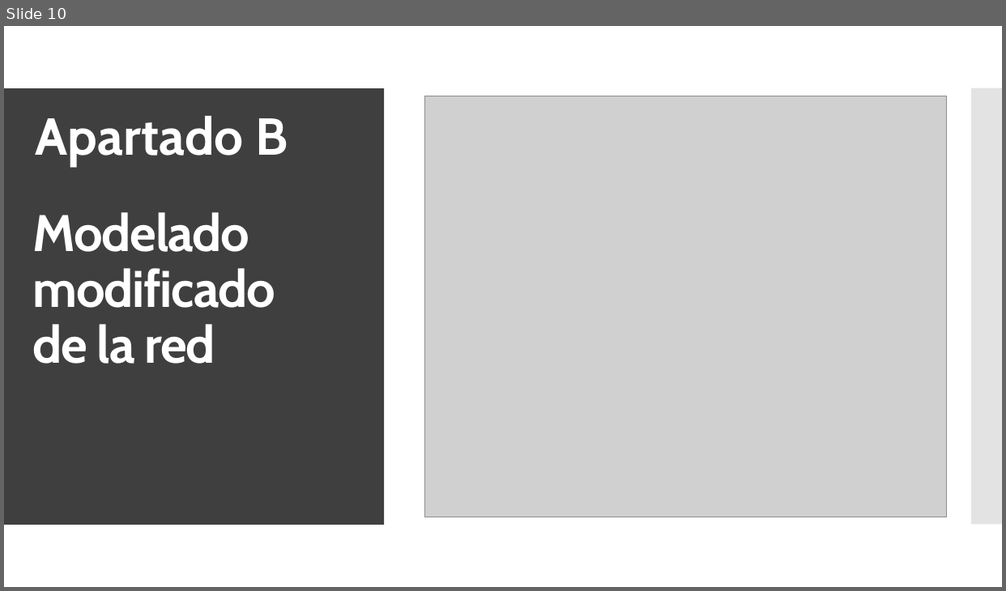
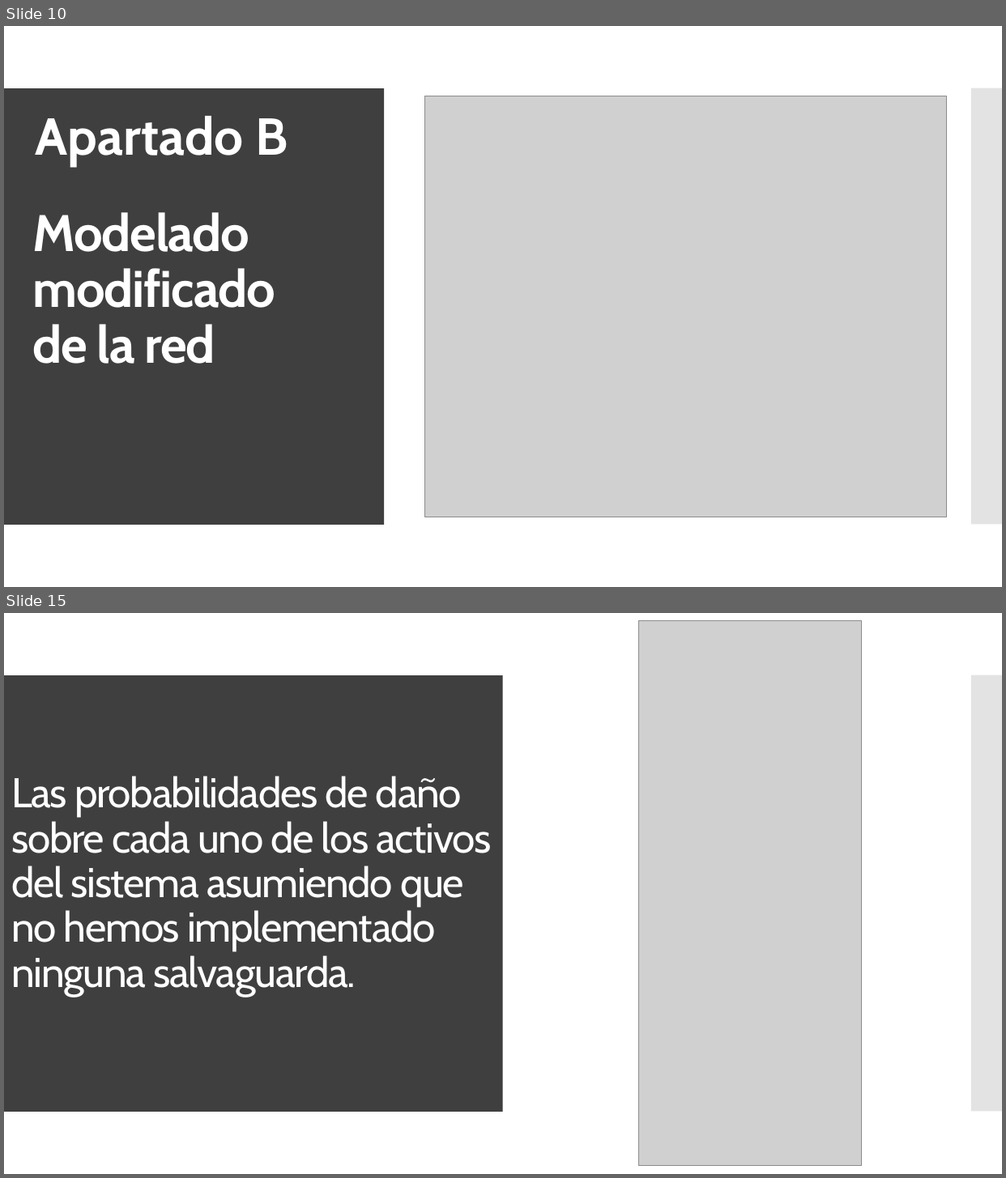
Before and after one commit to Juanfragar/Fiabilidad-y-gestion-de-riesgos, a slide deck: Practica 02/Modelado de riesgos con Hugin Expert.pptx. Shown one above the other, each under a label of ours: slide 10 before the commit, slides 10 and 15 after it; the slides between them are not shown. The pictures are 1006x591 and 1006x1178 pixels, drawn with LibreOffice and Linux fonts; fonts in the diff are those of the drawing; grey boxes stand for pictures. Boxes give left, top, right and bottom in pixels: in the first picture for what was removed or moved away, otherwise in the second. Text is boxed around its words. In the diff, an @@ line names an element or a change of style, - is before the commit and + after.

```diff
--- a/Practica 02/Modelado de riesgos con Hugin Expert.pptx
+++ b/Practica 02/Modelado de riesgos con Hugin Expert.pptx
@@ slide 15 added at (4, 613, 1002, 1174), background #FFFFFF; not listed: 2 template elements that a slide beside it also shows @@
@@ rectangle added at (4, 613, 1002, 1174), fill #FFFFFF @@
@@ picture added at (639, 620, 862, 1166) @@
@@ rectangle added at (4, 675, 752, 1112), fill #3F3F3F @@
@@ rectangle added at (4, 675, 503, 1112), fill #3F3F3F @@
@@ rectangle added at (763, 675, 1002, 1112), fill #C8C8C8 at 50% opacity @@
@@ rectangle added at (971, 675, 1002, 1112), fill #C8C8C8 at 50% opacity @@
@@ title added at (11, 776, 492, 996), 40 pt, text #FFFFFF @@
+Las probabilidades de daño sobre cada uno de los activos del sistema asumiendo que no hemos implementado ninguna salvaguarda.
```
Also in this commit, not shown: 6 other slides added, 1 other file.
